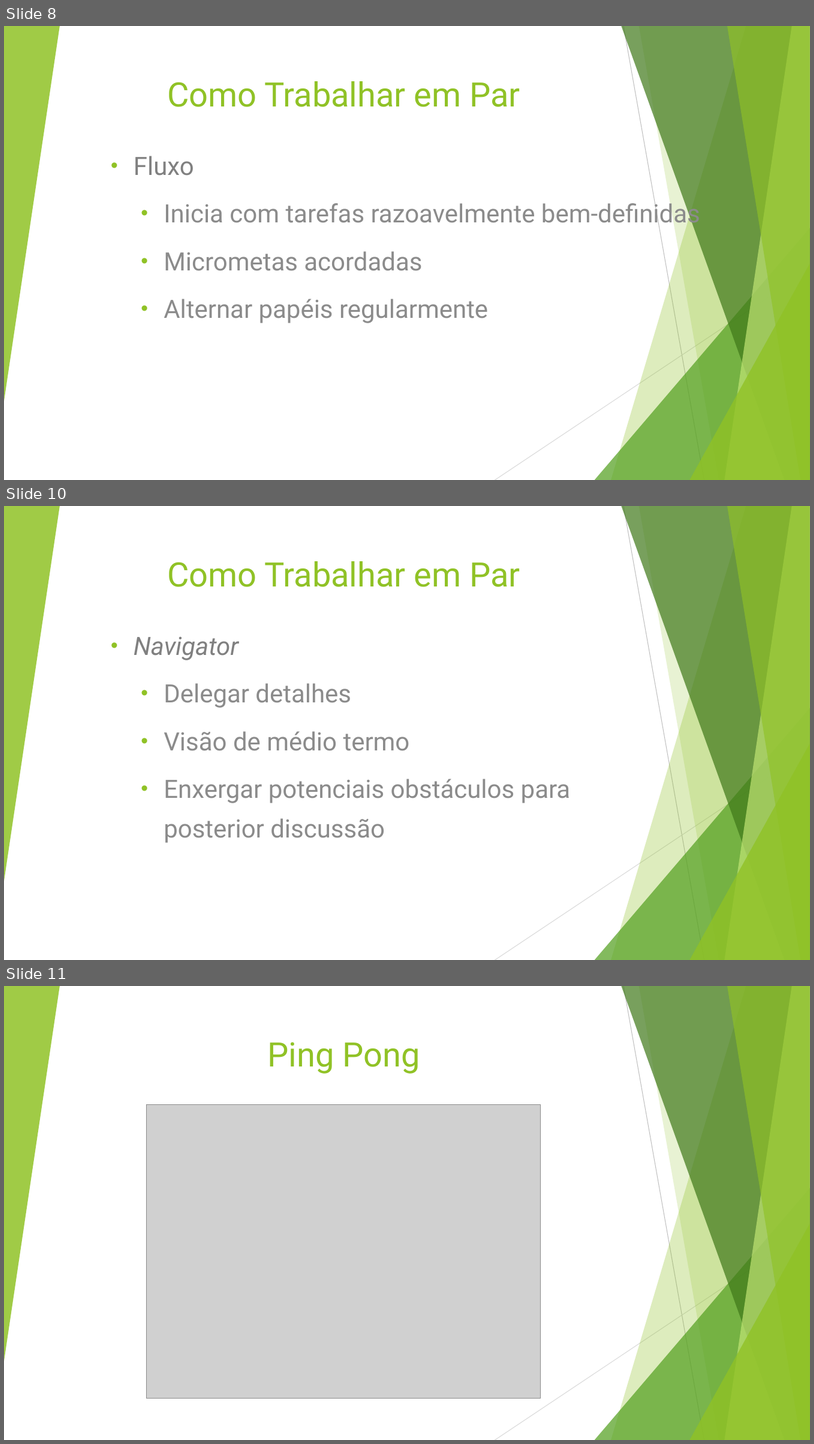
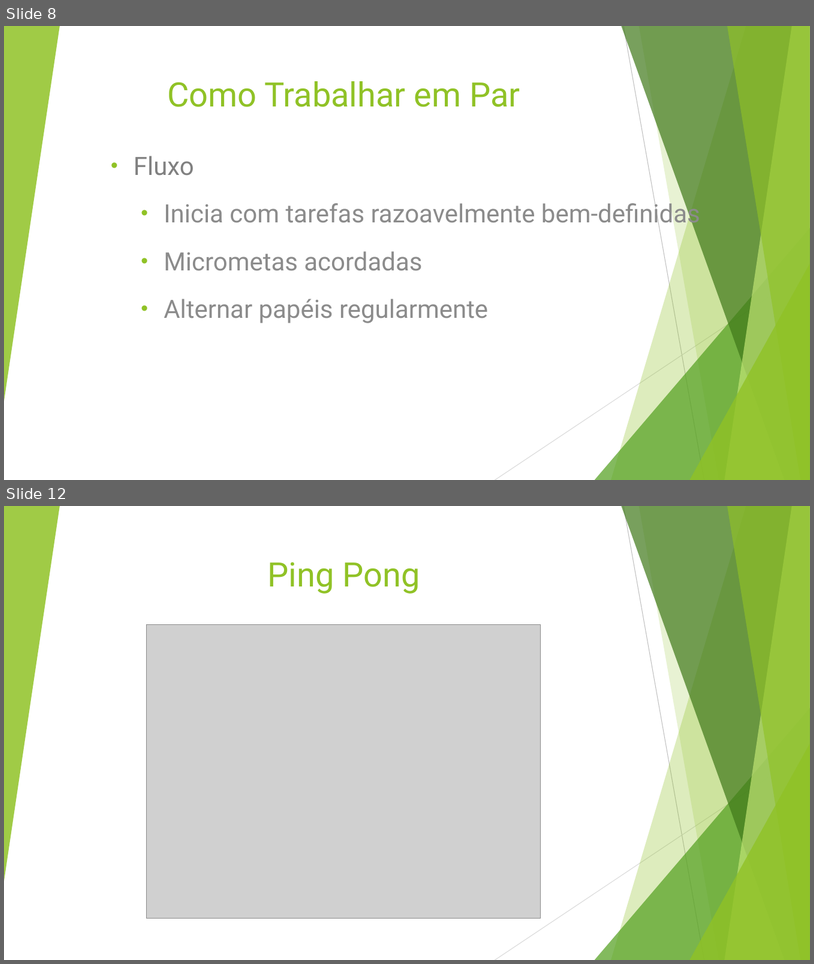
Before and after one commit to sdifiore/EngSoft, a slide deck: Programação em Par.pptx. Shown one above the other, each under a label of ours: slides 8, 10 and 11 before the commit, slides 8 and 12 after it; the slides between them are not shown. The pictures are 814x1444 and 814x964 pixels, drawn with LibreOffice and Linux fonts; fonts in the diff are those of the drawing; grey boxes stand for pictures. Boxes give left, top, right and bottom in pixels: in the first picture for what was removed or moved away, otherwise in the second. Text is boxed around its words. In the diff, an @@ line names an element or a change of style, - is before the commit and + after.

```diff
--- a/Programação em Par.pptx
+++ b/Programação em Par.pptx
@@ slide 10 removed at [4, 506, 810, 960], background #FFFFFF; not listed: 10 template elements that a slide beside it also shows @@
@@ text removed at [167, 561, 520, 587] @@
-Como Trabalhar em Par
@@ subtitle removed at [134, 637, 571, 843] @@
-• Navigator
-  • Delegar detalhes
-  • Visão de médio termo
-  • Enxergar potenciais obstáculos para posterior discussão
@@ what was slide 11 is now slide 12 @@
```
Also in this commit, not shown: 5 slides changed, 3 slides added, 2 other slides removed.
